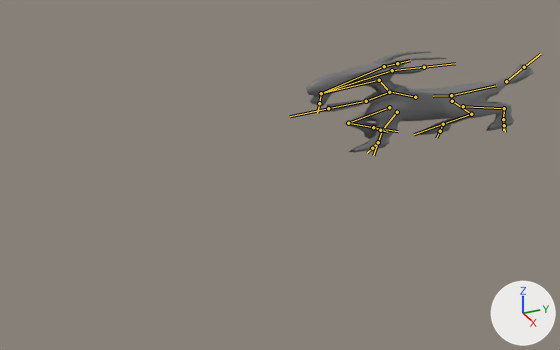
Renders of the FBX model Assets/Art/Models/Goat/goat_anim.fbx from each side of a commit.
Both versions are drawn from a 50 mm camera at (7.58, -3.71, 3.65) aimed at (-0.06, -0.27, -0.18). Lighting does not change. The marker at lower right points along +X, +Y and +Z. Both versions are drawn at frame 3 of the action 'Armature|CubeAction.002'; the numbers are the values there. The bones that bend it are drawn over the model as lines.

The first picture shows 'Goat_low'.
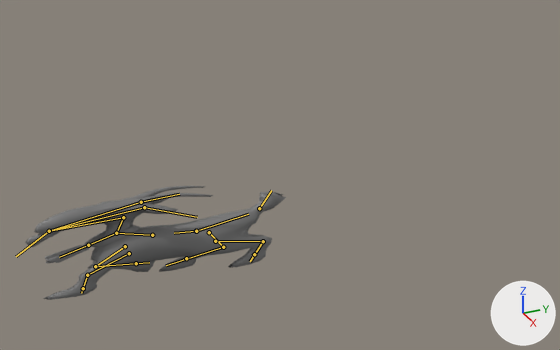
What the commit changed:
Object 'Armature' (bone_rig_object) moves from (0.0, 1.851, 0.0) to (0.0, -1.557, -1.157).
Bone 'Spine2' (bone_spine2) moves from (0.0, -0.016, 0.026) to (0.0, -0.016, 0.036).
Bone 'Spine2' (bone_spine2) turns from (-13, 0, 0) to (-17, 0, 0) degrees about its own x, y and z.
Bone 'Spine1' (bone_spine1) moves from (0.0, -0.001, -0.004) to (0.0, 0.0, 0.0).
Bone 'Spine1' (bone_spine1) turns from (-14, 0, 0) to (2, 0, 0) degrees about its own x, y and z.
Bone 'BackLeg_R' (bone_backleg_r) turns from (23, 6, 4) to (1, 6, -4) degrees about its own x, y and z.
Bone 'BackLeg_L' (bone_backleg_l) turns from (56, 0, -16) to (38, -4, -10) degrees about its own x, y and z.
Bone 'BackFoot_L' (bone_backfoot_l) turns from (-20, 1, 6) to (-27, 2, 8) degrees about its own x, y and z.
Bone 'Tail' (bone_tail) turns from (-3, 2, 2) to (0, 0, 0) degrees about its own x, y and z.
Bone 'Spine3' (bone_spine3) turns from (1, 0, 0) to (7, 0, 0) degrees about its own x, y and z.
Bone 'Neck' (bone_neck) turns from (27, 0, 0) to (0, 0, 0) degrees about its own x, y and z.
Bone 'Head' (bone_head) turns from (-5, -4, -1) to (2, 0, 0) degrees about its own x, y and z.
Bone 'Beard' (bone_beard) turns from (-16, 1, 2) to (-24, 1, -1) degrees about its own x, y and z.
Bone 'Ear_L' (bone_ear_l) turns from (25, -34, -10) to (2, -34, -10) degrees about its own x, y and z.
Bone 'Bell' (bone_bell) turns from (-63, -2, -2) to (-37, 0, 0) degrees about its own x, y and z.
Bone 'FrontLeg_R' (bone_frontleg_r) turns from (-30, 2, 3) to (-7, 1, 3) degrees about its own x, y and z.
Bone 'FrontFoot_R' (bone_frontfoot_r) turns from (78, 3, -3) to (71, 2, -3) degrees about its own x, y and z.
Bone 'FrontLeg_L' (bone_frontleg_l) turns from (9, -2, 0) to (-21, -3, -1) degrees about its own x, y and z.
Bone 'FrontFoot_L' (bone_frontfoot_l) turns from (-12, 0, -1) to (14, 0, 1) degrees about its own x, y and z.
Bone 'FrontFootIK_R' (bone_frontfootik_r) moves from (0.0, -0.09, 0.097) to (0.0, -0.001, 0.118).
Bone 'FrontFootIK_R' (bone_frontfootik_r) turns from (53, 0, 0) to (79, 0, 0) degrees about its own x, y and z.
Bone 'BackFootIK_R' (bone_backfootik_r) moves from (-0.044, 0.131, 0.019) to (-0.06, 0.154, 0.027).
Bone 'BackFootIK_L' (bone_backfootik_l) moves from (-0.006, -0.072, -0.003) to (-0.012, -0.038, -0.006).
Bone 'BackFootIK_L' (bone_backfootik_l) turns from (-5, 4, 13) to (0, 0, 0) degrees about its own x, y and z.
Bone 'FrontFootIK_L' (bone_frontfootik_l) moves from (0.0, -0.053, -0.004) to (0.0, -0.133, 0.001).
Bone 'FrontFootIK_L' (bone_frontfootik_l) turns from (-2, 0, 0) to (-18, 0, 0) degrees about its own x, y and z.

Changed parts and their boxes [x1, y1, x2, y2] in the pictures (560 x 350 px):
'Goat_low', posed (14% wider, 13% taller): before [306, 51, 534, 152]; after [25, 186, 286, 300]
bone 'Spine2', root to tip: before (451, 95) to (433, 96); after (196, 231) to (174, 233)
bone 'Spine1', root to tip: before (451, 95) to (496, 85); after (196, 231) to (248, 214)
bone 'BackLeg_R', root to tip: before (452, 101) to (471, 114); after (209, 232) to (223, 247)
bone 'BackLeg_L', root to tip: before (463, 106) to (504, 108); after (215, 241) to (263, 241)
bone 'BackFoot_L', root to tip: before (504, 108) to (503, 119); after (263, 241) to (250, 261)
bone 'Tail', root to tip: before (506, 81) to (524, 67); after (259, 208) to (271, 190)
bone 'Spine3', root to tip: before (415, 97) to (388, 91); after (152, 235) to (115, 233)
bone 'Neck', root to tip: before (389, 92) to (379, 80); after (116, 233) to (123, 217)
bone 'Head', root to tip: before (379, 80) to (321, 93); after (123, 217) to (49, 231)
bone 'Beard', root to tip: before (321, 93) to (319, 103); after (49, 231) to (16, 256)
bone 'Ear_L', root to tip: before (392, 70) to (424, 67); after (144, 207) to (197, 217)
bone 'Bell', root to tip: before (366, 101) to (328, 108); after (88, 245) to (59, 257)
bone 'FrontLeg_R', root to tip: before (389, 107) to (348, 123); after (125, 246) to (95, 266)
bone 'FrontFoot_R', root to tip: before (348, 123) to (373, 127); after (95, 266) to (149, 262)
bone 'FrontLeg_L', root to tip: before (397, 112) to (382, 130); after (129, 253) to (87, 275)
bone 'FrontFoot_L', root to tip: before (382, 130) to (378, 142); after (87, 275) to (81, 293)
bone 'FrontFootIK_R', root to tip: before (373, 127) to (376, 126); after (136, 263) to (137, 262)
bone 'BackFootIK_R', root to tip: before (443, 124) to (440, 125); after (186, 258) to (183, 259)
bone 'BackFootIK_L', root to tip: before (503, 119) to (501, 120); after (254, 254) to (252, 255)
bone 'FrontFootIK_L', root to tip: before (378, 142) to (380, 142); after (83, 288) to (85, 288)
